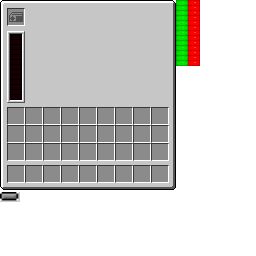
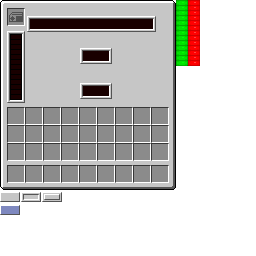
The second (256, 256) image is a revision of the first. Changes to its layers:
painted on "GUIStorageMonitor.png copy" over [0, 16, 156, 215]
